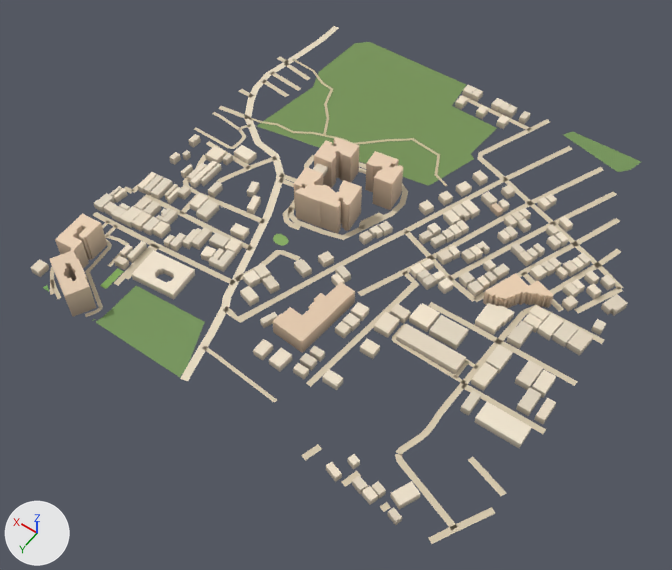
One commit to the glTF model public/assets/bengaluru-region-v1/tiles/t1_-26-l0.glb: the scene before it, then after it.
Rendered twice from a camera (50 mm lens) standing at (416.0, -12212.0, 718.0) and looking at (752.0, -12683.0, -21.0). Every picture has the same lights, and +X, +Y and +Z are marked at lower left. The picture after the commit comes second. Vertices at exactly the same position are counted once.

Objects in the first picture: 'building', 'ground'.
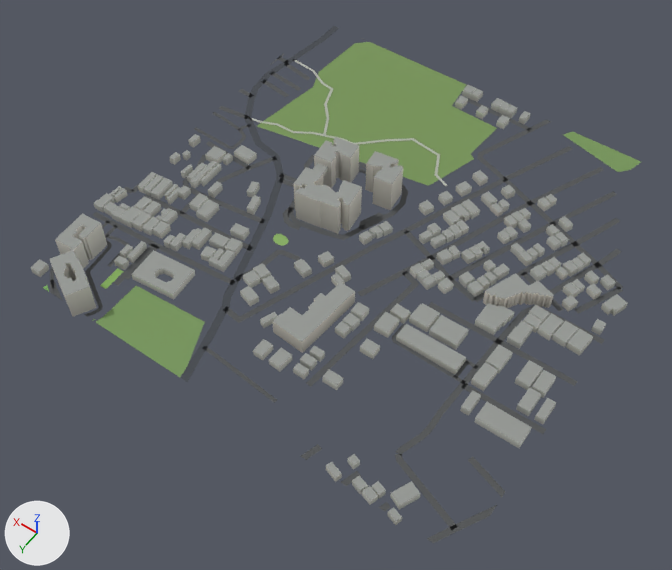
Location of each change, (x1, y1, x2, y2) in pixels of the pictures (672 x 570 px; the box of a moved part takes in the faces that stretch with it):
'ground', reshaped: before (43, 26, 641, 544); after (43, 26, 641, 543)
part 1 of me_building, recoloured (darker): (30, 85, 628, 524) in both
part 2 of me_ground, moved or reshaped: before (301, 271, 604, 544); after (301, 272, 604, 543)
part 3 of me_ground, reshaped: before (180, 26, 550, 266); after (180, 26, 551, 266)
part 4 of me_ground, moved or reshaped: before (50, 235, 275, 381); after (50, 235, 275, 382)
part 5 of me_ground, recoloured: (50, 38, 624, 530) in both

Diff of the bpy script that builds the scene:
```diff
--- a/public/assets/bengaluru-region-v1/tiles/t1_-26-l0.glb.py
+++ b/public/assets/bengaluru-region-v1/tiles/t1_-26-l0.glb.py
@@ me_building @@
 # used by ob_building; location = (500.0, -13000.0, 0.0)
-me_building.from_pydata(...)  # 1966 vertices, 2596 faces; spans x 0.0..506.0, y 6.0..508.0, z 0.0..39.0
+me_building.from_pydata(...)  # 1966 vertices, 3222 faces; spans x 0.0..506.0, y 6.0..508.0, z 0.0..39.0
+# me_building part 1: 2596 kept faces spanning x 0.0..506.0, y 6.0..508.0, z 0.0..39.0 get new vertex colours
 me_building.materials.append(mat_building)
@@ me_ground @@
 # used by ob_ground; location = (500.0, -13000.0, 0.0)
-me_ground.from_pydata(...)  # 911 vertices, 812 faces; spans x -3.0..500.0, y -1.0..502.0, z 1.0
+me_ground.from_pydata(...)  # 932 vertices, 827 faces; spans x 0.0..500.0, y 0.0..500.0, z 1.0
+# me_ground part 2
+# 10 vertices are removed from x -3.0..163.0, y 295.0..501.0, z 1.0
+# 24 faces are deleted
+# 14 vertices move from x 1.0..183.0, y 284.0..501.0, z 1.0 to x 0.0..182.0, y 283.0..500.0, z 1.0
+# 16 vertices are added at x 0.0..163.0, y 239.0..500.0, z 1.0
+# 30 new faces join them
+# me_ground part 3
+# 3 vertices are removed from x 186.0..475.0, y -1.0..245.0, z 1.0
+# 17 faces are deleted
+# 3 vertices in x 323.0..425.0, y 180.0..314.0, z 1.0 move by (1.0, 0.0, 0.0)
+# 12 vertices move from x 180.0..432.0, y 1.0..332.0, z 1.0 to x 186.0..431.0, y 0.0..333.0, z 1.0
+# 18 vertices are added at x 180.0..500.0, y 0.0..245.0, z 1.0
+# 26 new faces join them
+# me_ground part 4
+# 7 vertices are removed from x 286.0..469.0, y 419.0..502.0, z 1.0
+# 13 faces are deleted
+# 8 vertices move from x 288.0..449.0, y 410.0..502.0, z 1.0 to x 285.0..453.0, y 410.0..500.0, z 1.0
+# 7 vertices are added at x 294.0..470.0, y 419.0..500.0, z 1.0
+# 13 new faces join them
+# me_ground part 5: 567 kept faces spanning x 0.0..500.0, y 0.0..500.0, z 1.0 get new vertex colours; the middle colour goes from beige #d7c9ae to dark grey #535556
 me_ground.materials.append(mat_ground)
```
